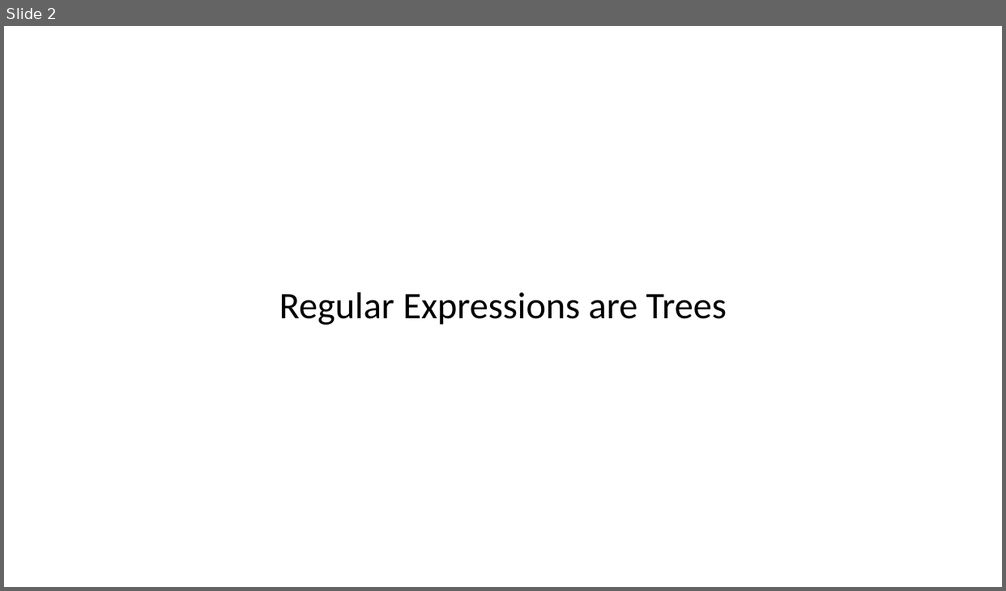
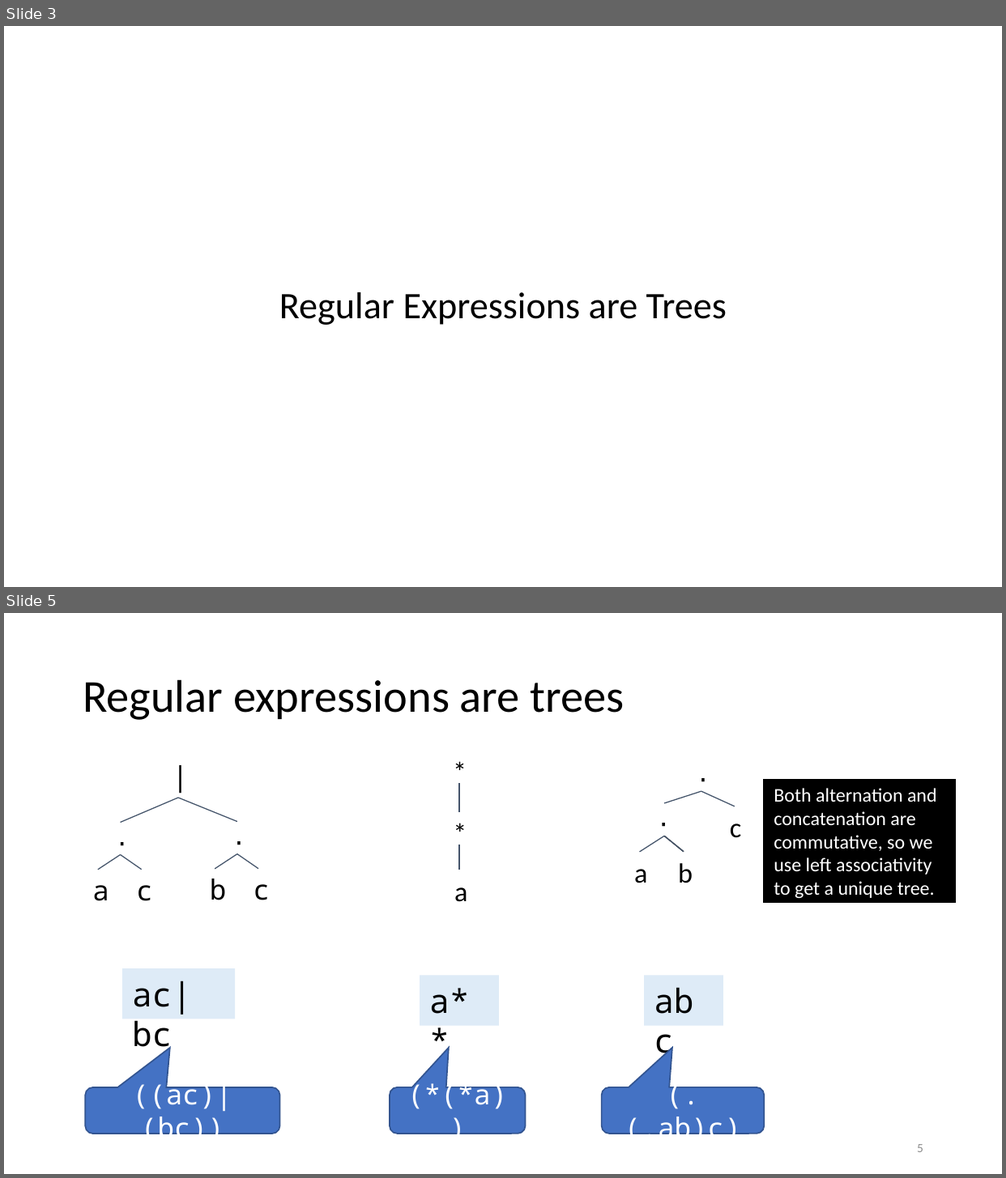
Before and after one commit to anoopsarkar/compilers-class, a slide deck: assets/ppt/lex/lex3-regexps-are-trees.pptx. Shown one above the other, each under a label of ours: slide 2 before the commit, slides 3 and 5 after it; the slides between them are not shown. The pictures are 1006x591 and 1006x1178 pixels, drawn with LibreOffice and Linux fonts; fonts in the diff are those of the drawing. Boxes give left, top, right and bottom in pixels: in the first picture for what was removed or moved away, otherwise in the second. Text is boxed around its words. In the diff, an @@ line names an element or a change of style, - is before the commit and + after.

```diff
--- a/assets/ppt/lex/lex3-regexps-are-trees.pptx
+++ b/assets/ppt/lex/lex3-regexps-are-trees.pptx
@@ slide 5 added at bbox=[4, 613, 1002, 1174], background #FFFFFF @@
@@ title added at bbox=[83, 679, 624, 720], 33 pt, text #000000 @@
+Regular expressions are trees
@@ rectangle added at bbox=[765, 780, 955, 902], fill #000000, outline #000000 1 pt, 14 pt, text #FFFFFF @@
+Both alternation and concatenation are commutative, so we use left associativity to get a unique tree.
@@ group added at bbox=[85, 756, 279, 1134]: 7 texts, 7 lines, 1 rectangle, 1 rounded speech box @@
+ac|bc
+⋅
+a
+c
+|
+⋅
+b
+c
+((ac)|(bc))
@@ group added at bbox=[390, 751, 525, 1134]: 3 texts, 2 lines, 1 rectangle, 1 rounded speech box @@
+*
+*
+a
+a**
+(*(*a))
@@ group added at bbox=[602, 759, 765, 1134]: 5 texts, 5 lines, 1 rectangle, 1 rounded speech box @@
+c
+⋅
+a
+b
+⋅
+abc
+(.(.ab)c)
@@ page number added at bbox=[917, 1144, 923, 1152], 9 pt, text #8C8C8C @@
+5
@@ what was slide 2 is now slide 3 @@
```
Also in this commit, not shown: 2 slides changed, 3 other slides added, 2 slides removed.
